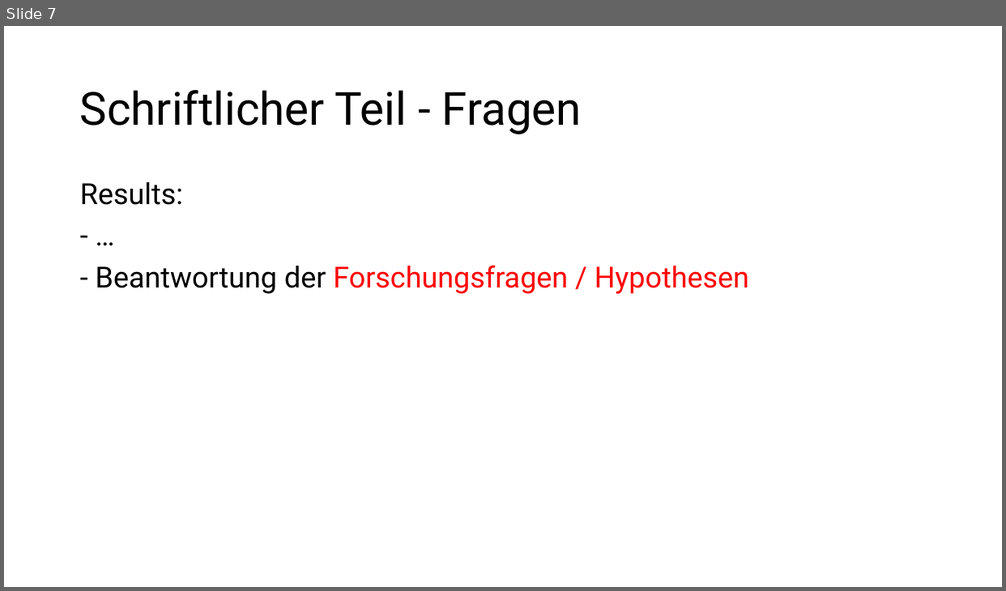
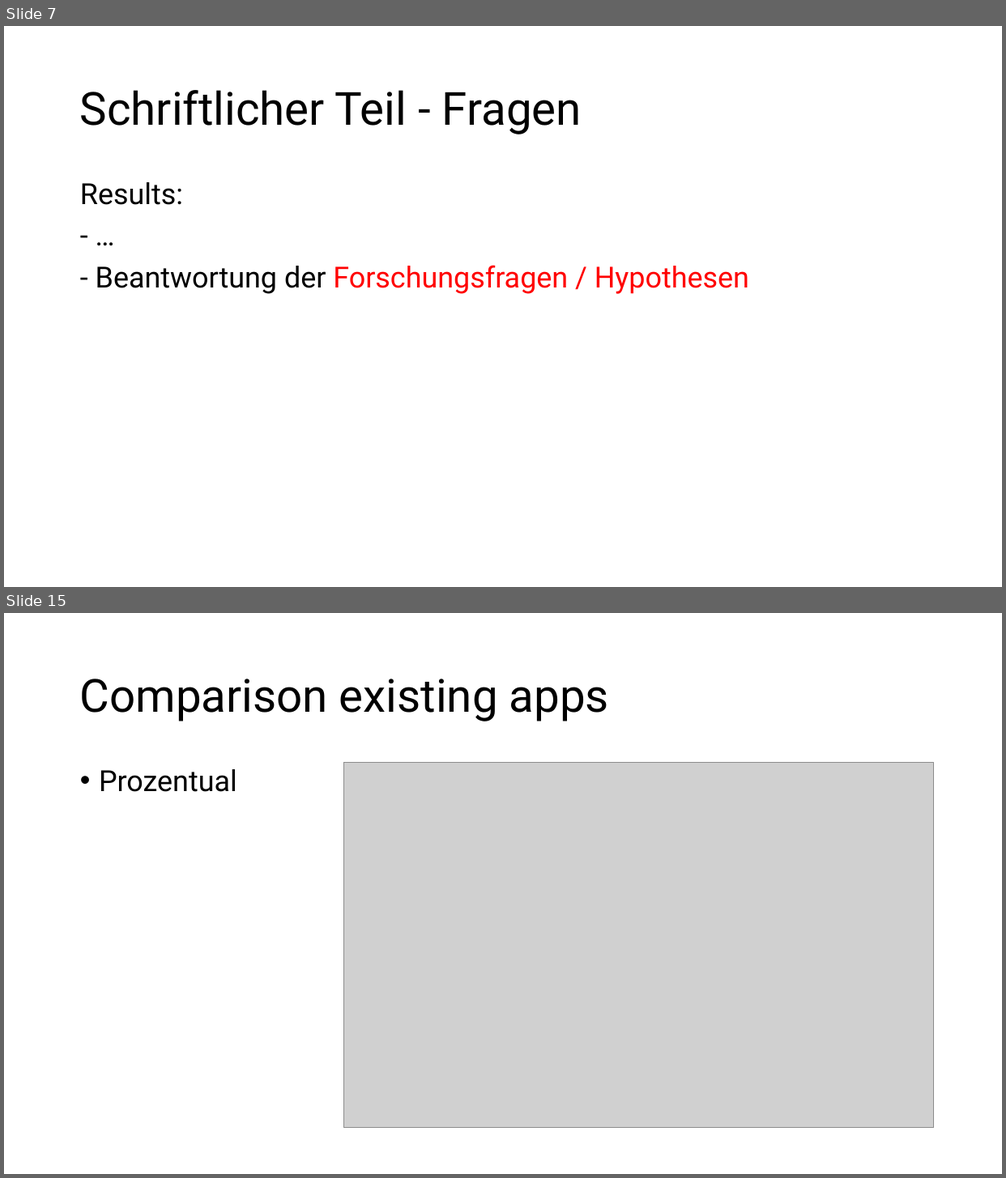
Before and after one commit to domi-cmd/Reference_Application_for_OWASP_MASTG, a slide deck: dev_documents/meetings/meeting_08/meeting_08.pptx. Shown one above the other, each under a label of ours: slide 7 before the commit, slides 7 and 15 after it; the slides between them are not shown. The pictures are 1006x591 and 1006x1178 pixels, drawn with LibreOffice and Linux fonts; fonts in the diff are those of the drawing; grey boxes stand for pictures. Boxes give left, top, right and bottom in pixels: in the first picture for what was removed or moved away, otherwise in the second. Text is boxed around its words. In the diff, an @@ line names an element or a change of style, - is before the commit and + after.

Commit message:
Added finished powerpoint and related images to designated folder for meeting 08

```diff
--- a/dev_documents/meetings/meeting_08/meeting_08.pptx
+++ b/dev_documents/meetings/meeting_08/meeting_08.pptx
@@ slide 15 added at (4,613,1002,1174), background #FFFFFF @@
@@ title added at (80,679,609,722), 44 pt, text #000000 @@
+Comparison existing apps
@@ text added at (99,769,237,792), 28 pt, text #000000 @@
+• Prozentual
@@ picture added at (344,763,934,1128) @@
```
Also in this commit, not shown: 1 slide changed, 14 other slides added, 5 other files.
